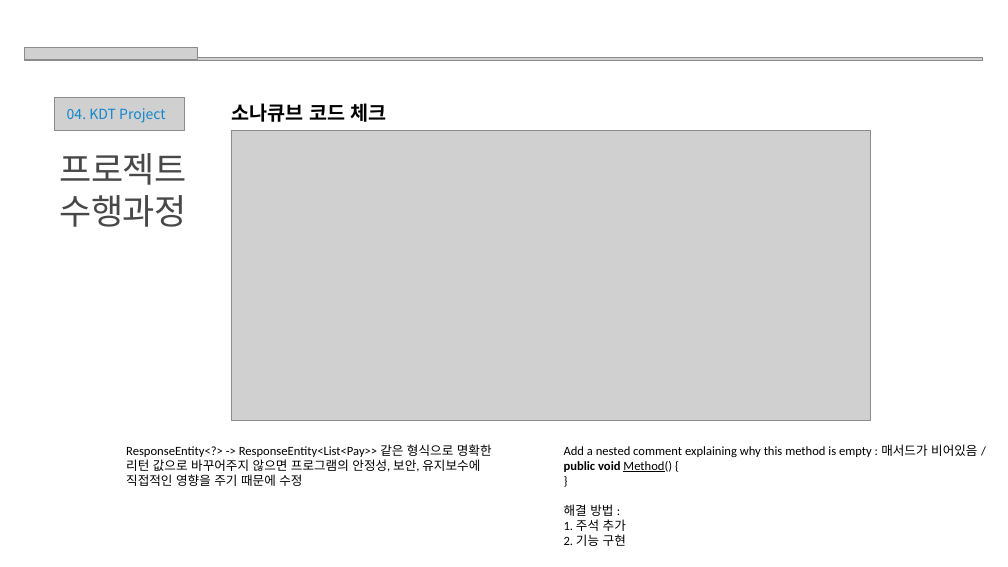
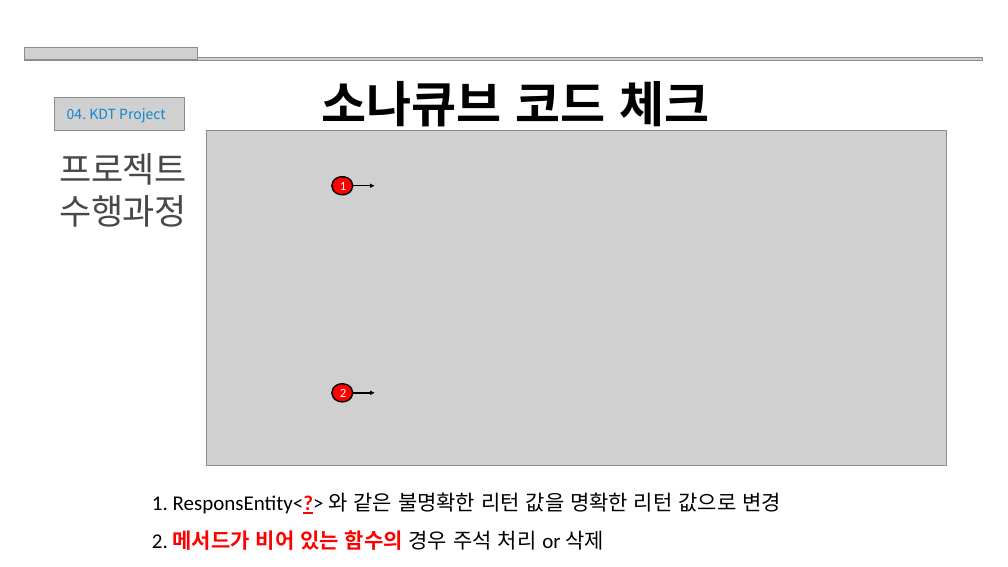
Before and after one commit to tlgus0020/kiosk, a slide deck: slide 8 of project정리/A조 2차 프로젝트 결과보고서.pptx. Drawn at 1008x567 pixels with LibreOffice and Linux fonts; fonts in the diff are those of the drawing; grey boxes stand for pictures. Boxes give left, top, right and bottom in pixels: in the first picture for what was removed or moved away, otherwise in the second. Text is boxed around its words. In the diff, an @@ line names an element or a change of style, - is before the commit and + after.

```diff
--- a/project정리/A조 2차 프로젝트 결과보고서.pptx
+++ b/project정리/A조 2차 프로젝트 결과보고서.pptx
@@ text "소나큐브 코드 체크" moved from (x1=232, y1=103, x2=387, y2=122) to (x1=322, y1=81, x2=710, y2=135) @@
@@ text "소나큐브 코드 체크" at (x1=322, y1=81, x2=710, y2=135): size 28 to 70 pt @@
@@ picture resized from (x1=231, y1=131, x2=870, y2=420) to (x1=206, y1=131, x2=946, y2=466) @@
@@ ellipse added at (x1=332, y1=177, x2=353, y2=195), fill #FF0000, outline #000000 2 pt, 18 pt, text #FFFFFF @@
+1
@@ arrow added from (353, 186) to (374, 186), #000000 2 pt @@
@@ ellipse added at (x1=332, y1=384, x2=353, y2=402), fill #FF0000, outline #000000 2 pt, 18 pt, text #FFFFFF @@
+2
@@ arrow added from (353, 393) to (374, 393), #000000 2 pt @@
@@ text removed at (x1=564, y1=444, x2=977, y2=546) @@
-Add a nested comment explaining why this method is empty : 매서드가 비어있음 / public void Method() {
-}
-해결 방법 :
-1. 주석 추가
-2. 기능 구현
@@ text at (x1=152, y1=492, x2=781, y2=550): text changed; size 18 to 30 pt @@
-ResponseEntity<?> -> ResponseEntity<List<Pay>> 같은 형식으로 명확한 리턴 값으로 바꾸어주지 않으면 프로그램의 안정성, 보안, 유지보수에 직접적인 영향을 주기 때문에 수정
+1. ResponsEntity<?> 와 같은 불명확한 리턴 값을 명확한 리턴 값으로 변경
+2. 메서드가 비어 있는 함수의 경우 주석 처리 or 삭제
```
Also in this commit, not shown: 4 other slides changed.
